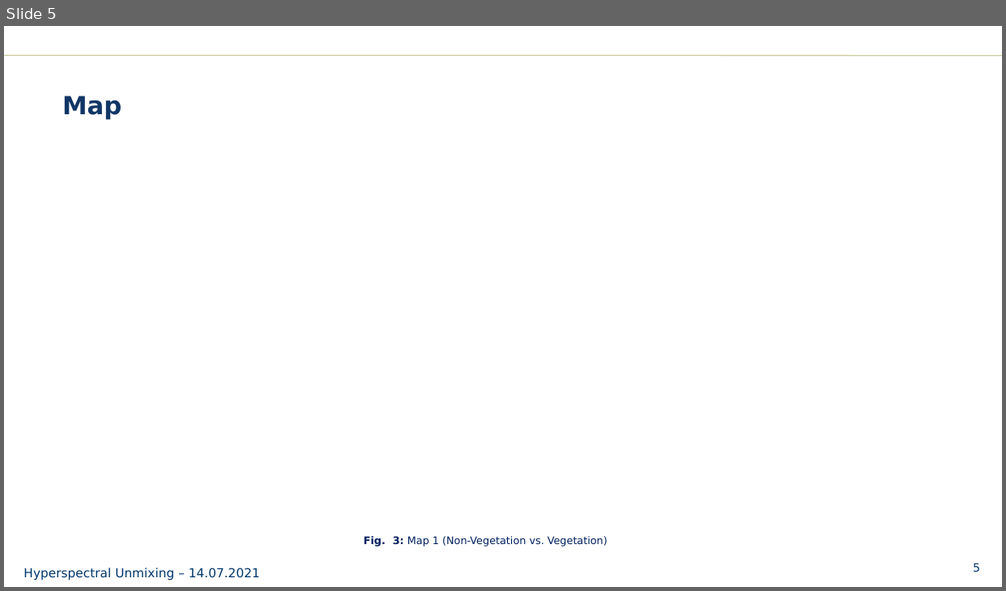
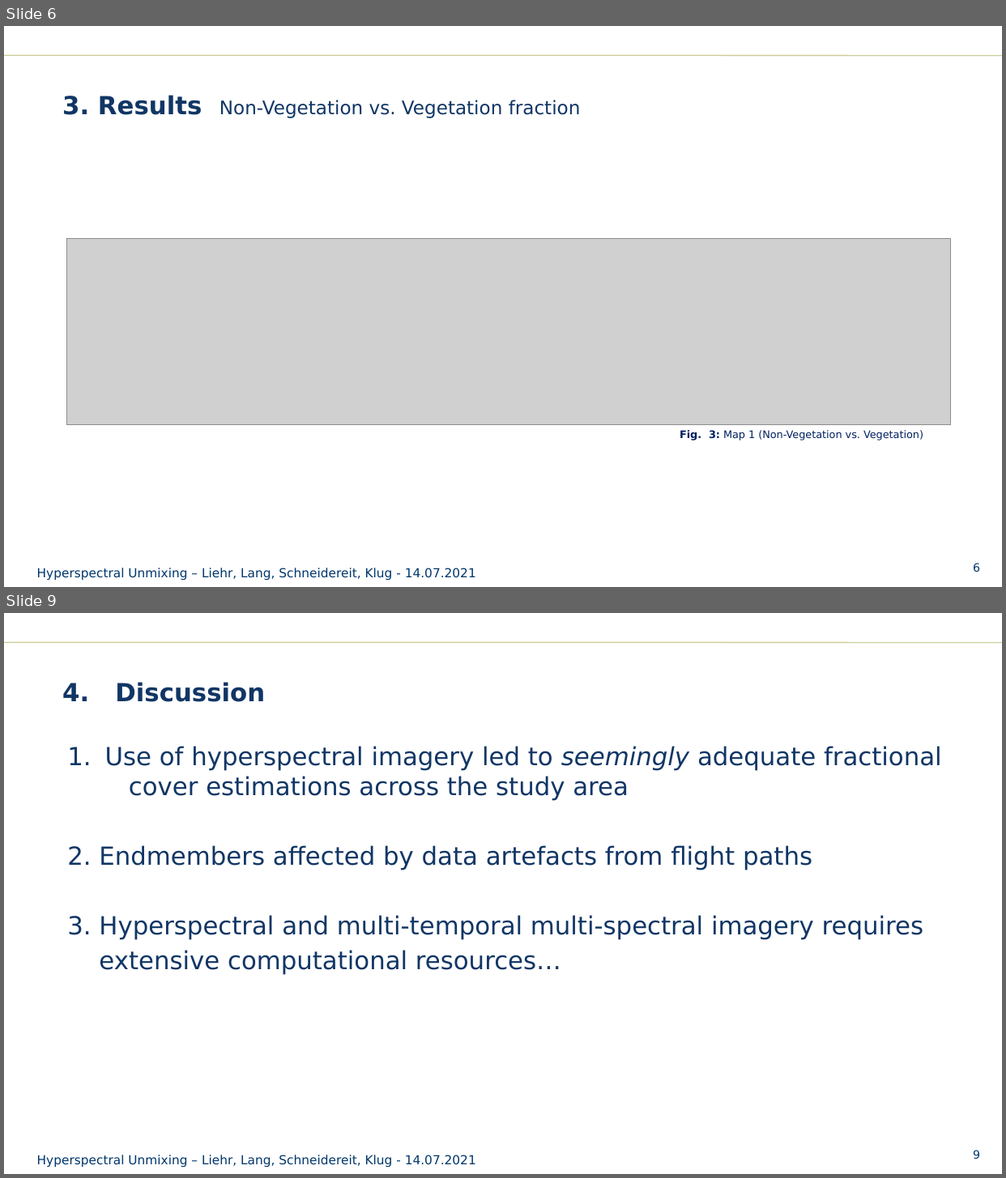
Before and after one commit to schneidereits/EO_hyperspec_hub, a slide deck: presentation/EO2020_hyperspec_presentation.pptx. Shown one above the other, each under a label of ours: slide 5 before the commit, slides 6 and 9 after it; the slides between them are not shown. The pictures are 1006x591 and 1006x1178 pixels, drawn with LibreOffice and Linux fonts; fonts in the diff are those of the drawing; grey boxes stand for pictures; background and template pictures are left out. Boxes give left, top, right and bottom in pixels: in the first picture for what was removed or moved away, otherwise in the second. Text is boxed around its words. In the diff, an @@ line names an element or a change of style, - is before the commit and + after.

```diff
--- a/presentation/EO2020_hyperspec_presentation.pptx
+++ b/presentation/EO2020_hyperspec_presentation.pptx
@@ slide 9 added at [4,613,1002,1174], background #FFFFFF; not listed: 2 template elements that a slide beside it also shows @@
@@ title added at [55,673,916,723], outline #FFFFFF 0.75 pt, 24 pt, text #113665, bold @@
+4. Discussion
@@ text added at [67,746,942,975], 24 pt, text #113665 @@
+1. Use of hyperspectral imagery led to seemingly adequate fractional cover estimations across the study area
+2. Endmembers affected by data artefacts from flight paths
+3. Hyperspectral and multi-temporal multi-spectral imagery requires
+extensive computational resources…
@@ text added at [37,1155,476,1168], 12 pt, text #00376C @@
+Hyperspectral Unmixing – Liehr, Lang, Schneidereit, Klug - 14.07.2021
@@ what was slide 5 is now slide 6 @@
@@ slide 6 changed as well @@
@@ title at [62,95,581,118]: text changed; size 24 to 18 pt; bold off @@
-Map
+3. Results Non-Vegetation vs. Vegetation fraction
@@ picture added at [67,238,951,425] @@
@@ text "Fig. 3: Map 1 (Non-Vegetation ...": place and size @@
-text "Fig. 3: Map 1 (Non-Vegetation ..." at [364,536,607,547]
+text "Fig. 3: Map 1 (Non-Vegetation ..." at [680,430,923,441]
@@ text at [37,568,476,581]: text changed @@
-Hyperspectral Unmixing – 14.07.2021
+Hyperspectral Unmixing – Liehr, Lang, Schneidereit, Klug - 14.07.2021
@@ page number at [973,563,980,573]: text changed @@
-5
+6
```
Also in this commit, not shown: 4 other slides changed, 5 other slides added, 3 slides removed, 1 other file.
